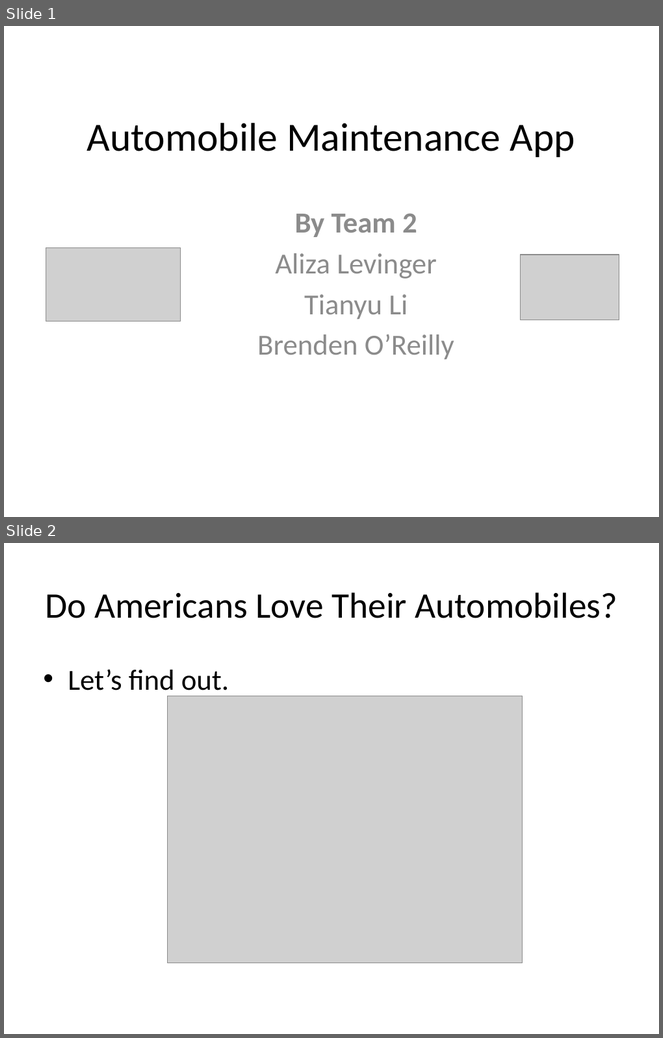
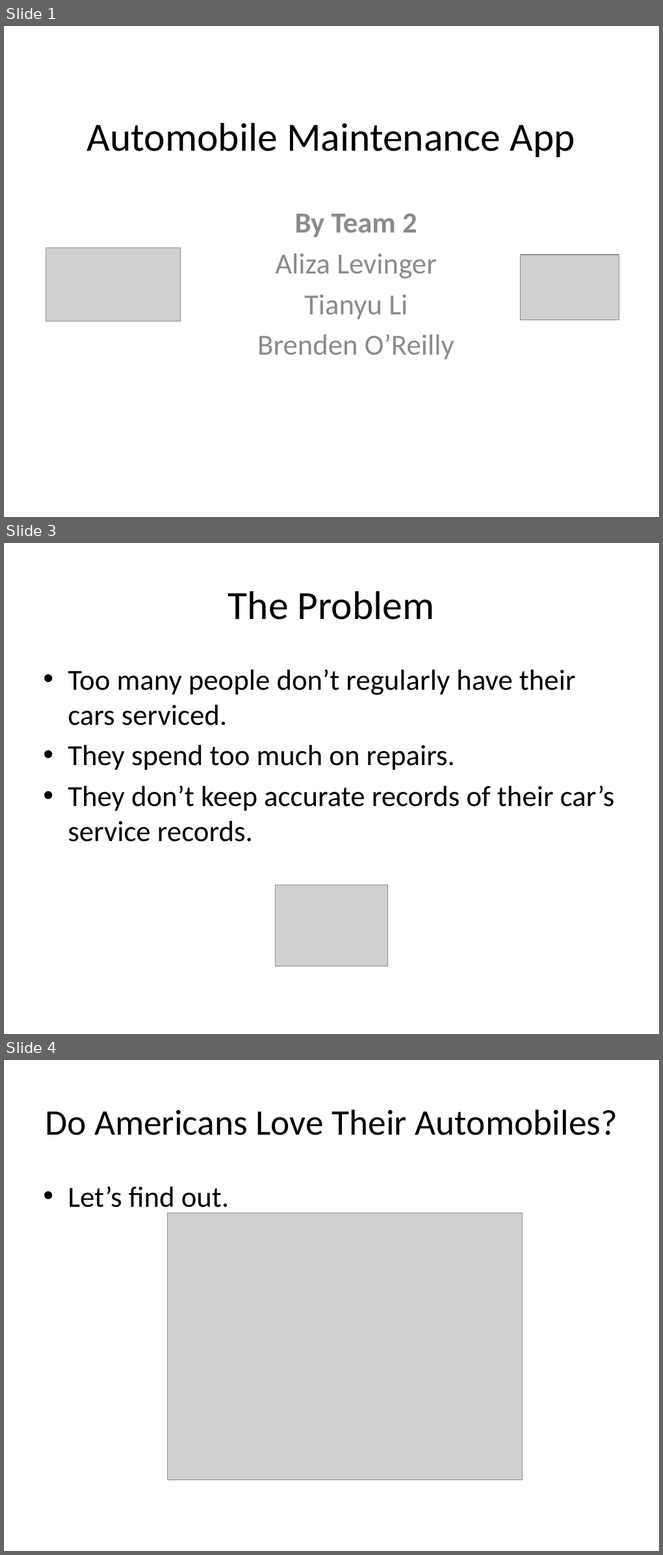
Before and after one commit to paceuniversity/CS6392015team2, a slide deck: Automobile Maintenance App (1).pptx. Shown one above the other, each under a label of ours: slides 1 and 2 before the commit, slides 1, 3 and 4 after it; the slides between them are not shown. The pictures are 663x1038 and 663x1555 pixels, drawn with LibreOffice and Linux fonts; fonts in the diff are those of the drawing; grey boxes stand for pictures. Boxes give left, top, right and bottom in pixels: in the first picture for what was removed or moved away, otherwise in the second. Text is boxed around its words. In the diff, an @@ line names an element or a change of style, - is before the commit and + after.

```diff
--- a/Automobile Maintenance App (1).pptx
+++ b/Automobile Maintenance App (1).pptx
@@ slide 3 added at (4, 543, 659, 1034), background #FFFFFF @@
@@ title added at (228, 591, 435, 620), 44 pt, text #000000 @@
+The Problem
@@ text added at (68, 669, 615, 842), 32 pt, text #000000 @@
+• Too many people don’t regularly have their cars serviced.
+• They spend too much on repairs.
+• They don’t keep accurate records of their car’s service records.
@@ picture added at (276, 885, 388, 966) @@
@@ what was slide 2 is now slide 4 @@
```
Also in this commit, not shown: 1 slide changed, 4 other slides added, 3 other files.
